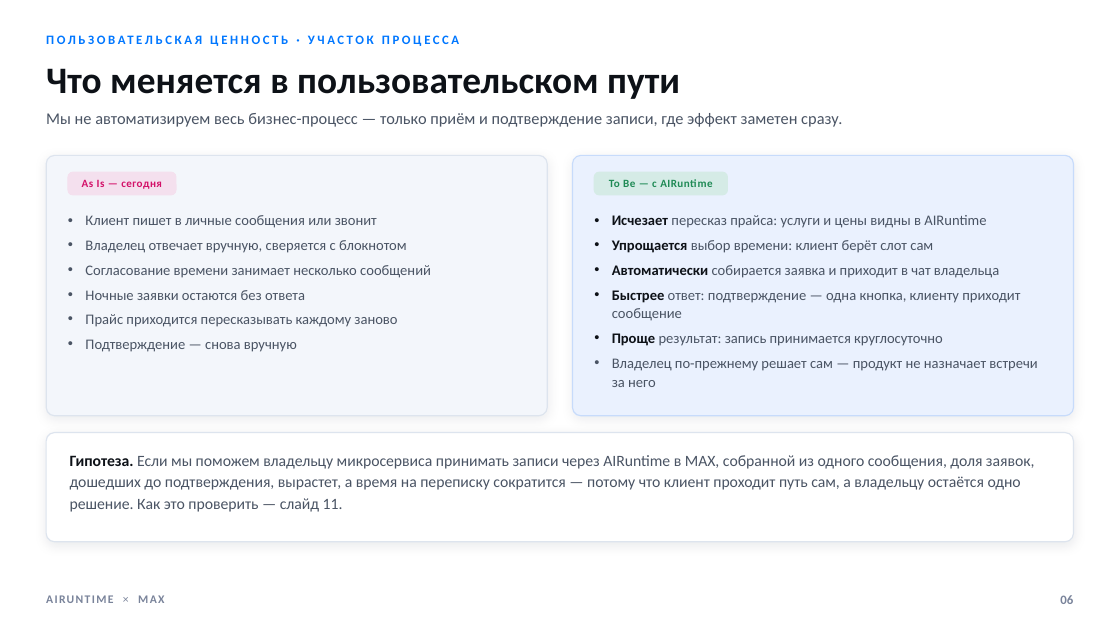
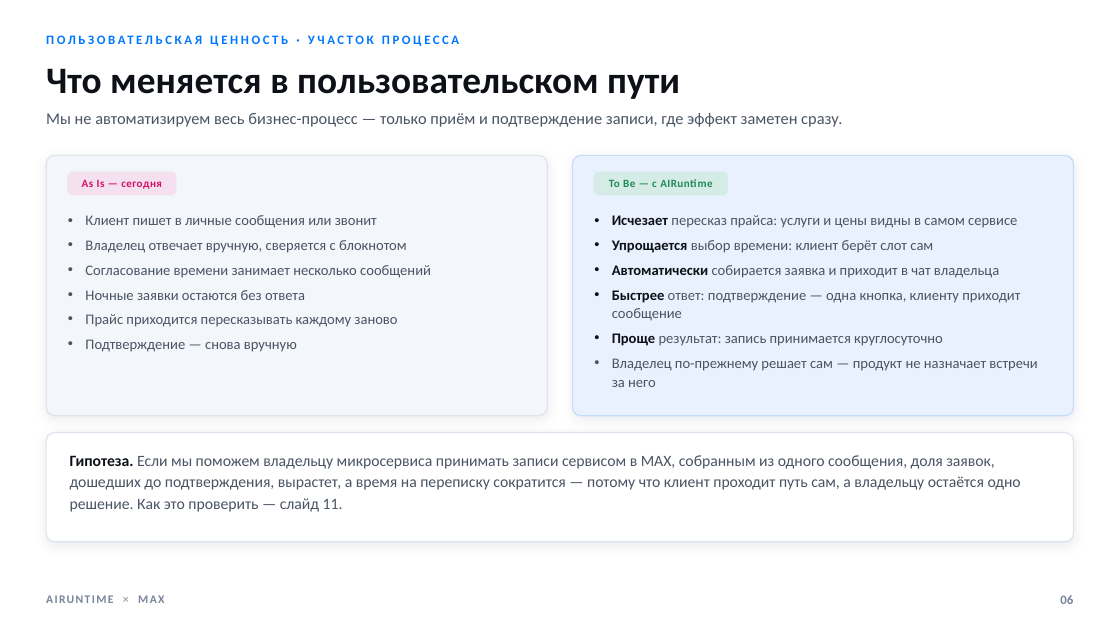
Before and after one commit to airuntime-ru/airuntime, a slide deck: slide 6 of docs/max-presentation/presentation.pptx. Drawn at 1120x630 pixels with LibreOffice and Linux fonts; fonts in the diff are those of the drawing. Boxes give left, top, right and bottom in pixels: in the first picture for what was removed or moved away, otherwise in the second. Text is boxed around its words. In the diff, an @@ line names an element or a change of style, - is before the commit and + after.

```diff
--- a/docs/max-presentation/presentation.pptx
+++ b/docs/max-presentation/presentation.pptx
@@ text at (612,215,1017,228): text changed @@
-• Исчезает пересказ прайса: услуги и цены видны в AIRuntime
+• Исчезает пересказ прайса: услуги и цены видны в самом сервисе
@@ text at (70,455,1021,512): text changed @@
-Гипотеза. Если мы поможем владельцу микросервиса принимать записи через AIRuntime в MAX, собранной из одного сообщения, доля заявок, дошедших до подтверждения, вырастет, а время на переписку сократится — потому что клиент проходит путь сам, а владельцу остаётся одно решение. Как это проверить — слайд 11.
+Гипотеза. Если мы поможем владельцу микросервиса принимать записи сервисом в MAX, собранным из одного сообщения, доля заявок, дошедших до подтверждения, вырастет, а время на переписку сократится — потому что клиент проходит путь сам, а владельцу остаётся одно решение. Как это проверить — слайд 11.
```
Also in this commit, not shown: 6 other slides changed, 3 other files.
